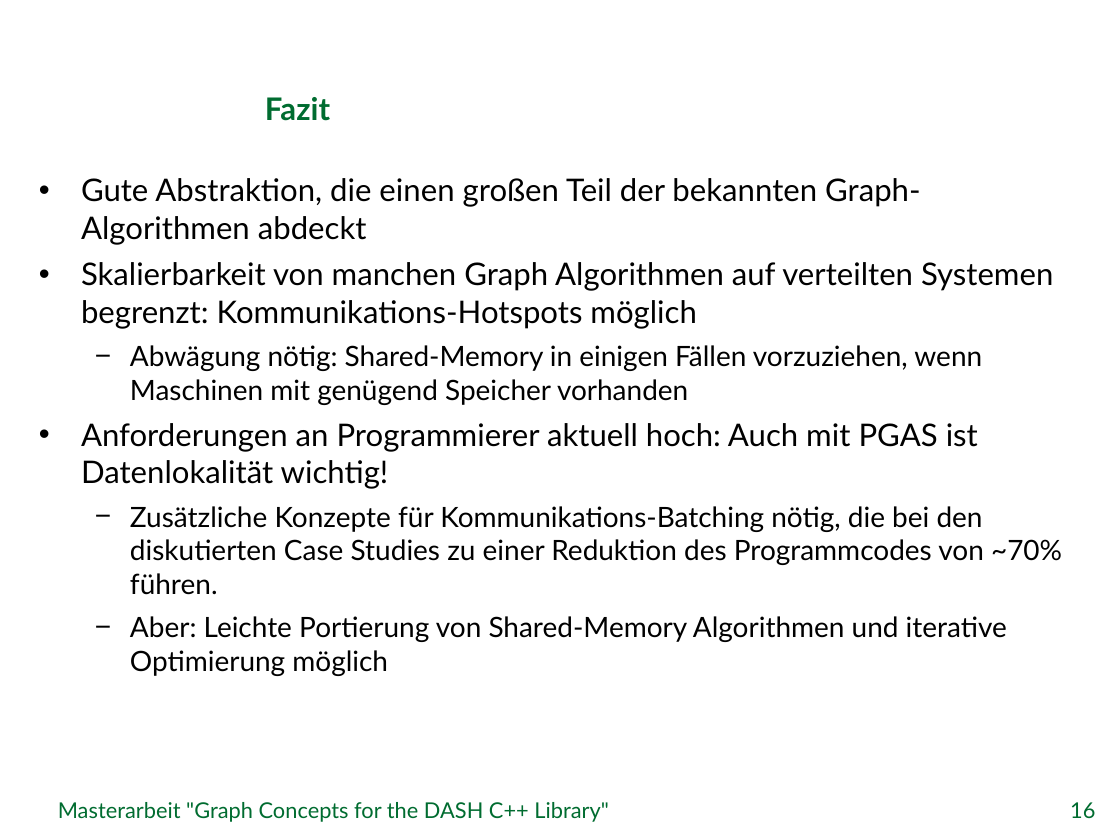
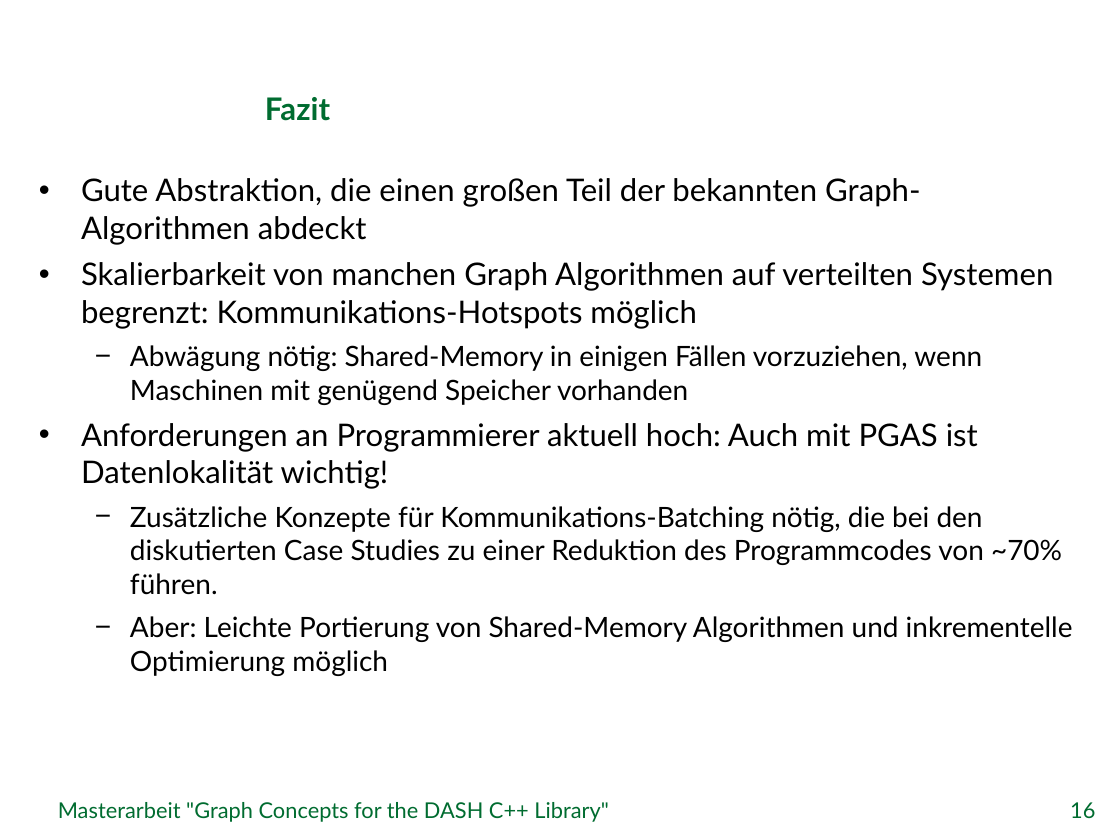
Before and after one commit to stiefn/dyn-data-structures-thesis, a slide deck: slide 16 of Folien/Abschlusssvortrag_Stefan_Effenberger.pptx. Drawn at 1120x840 pixels with LibreOffice and Linux fonts; fonts in the diff are those of the drawing; background and template pictures are left out. Boxes give left, top, right and bottom in pixels: in the first picture for what was removed or moved away, otherwise in the second. Text is boxed around its words. In the diff, an @@ line names an element or a change of style, - is before the commit and + after.

```diff
--- a/Folien/Abschlusssvortrag_Stefan_Effenberger.pptx
+++ b/Folien/Abschlusssvortrag_Stefan_Effenberger.pptx
@@ text at (x1=130, y1=616, x2=1073, y2=676): text changed @@
-  − Aber: Leichte Portierung von Shared-Memory Algorithmen und iterative Optimierung möglich
+  − Aber: Leichte Portierung von Shared-Memory Algorithmen und inkrementelle Optimierung möglich
```
Also in this commit, not shown: 8 other slides changed, 2 slides added, 2 slides removed, 1 other file.
